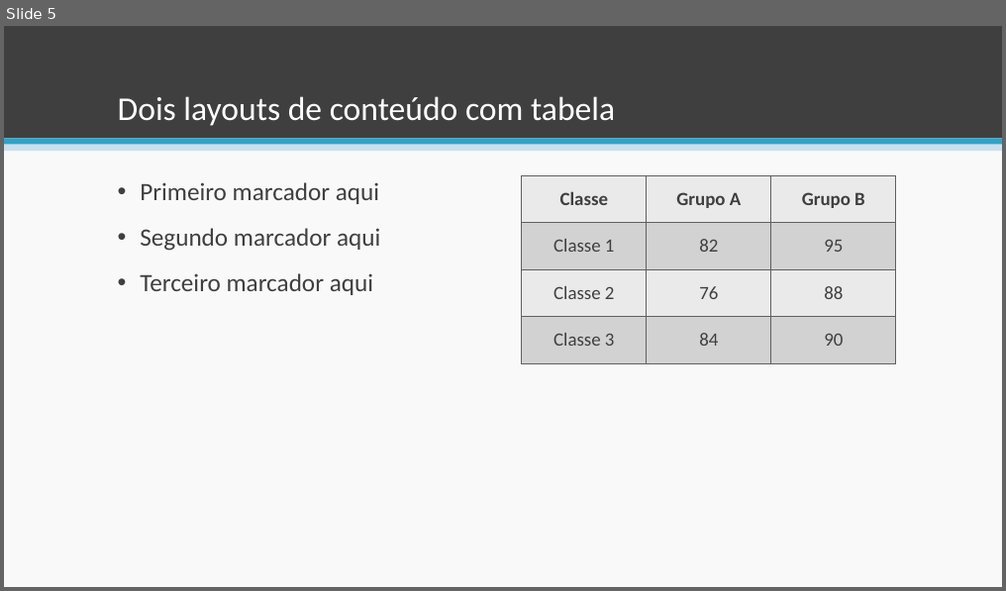
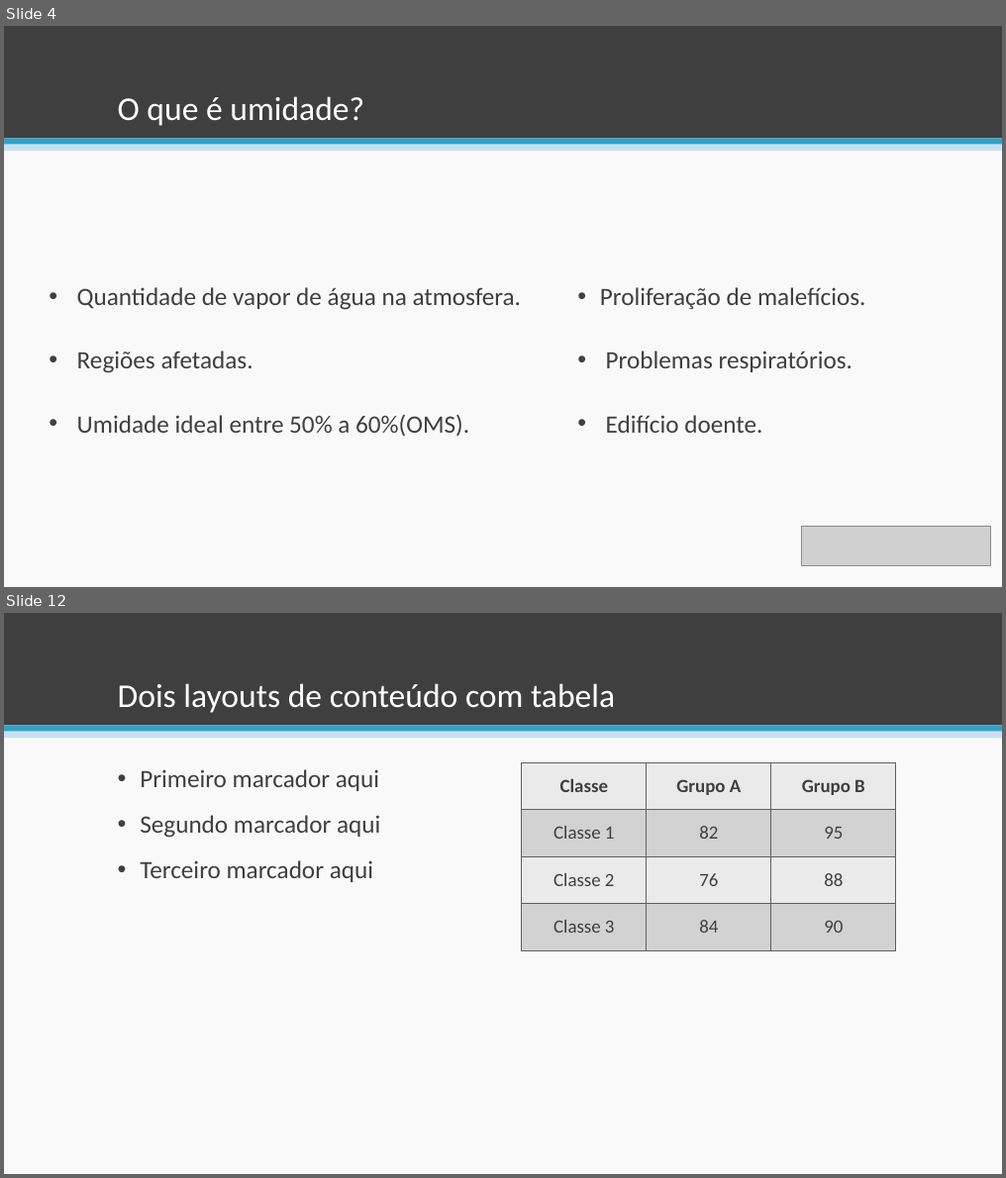
Before and after one commit to esteves-esta/TechHumi, a slide deck: documentacao/PowerPoint.pptx. Shown one above the other, each under a label of ours: slide 5 before the commit, slides 4 and 12 after it; the slides between them are not shown. The pictures are 1006x591 and 1006x1178 pixels, drawn with LibreOffice and Linux fonts; fonts in the diff are those of the drawing; grey boxes stand for pictures. Boxes give left, top, right and bottom in pixels: in the first picture for what was removed or moved away, otherwise in the second. Text is boxed around its words. In the diff, an @@ line names an element or a change of style, - is before the commit and + after.

```diff
--- a/documentacao/PowerPoint.pptx
+++ b/documentacao/PowerPoint.pptx
@@ slide 4 added at <box>4,26,1002,587</box>, background #F9F9F9; not listed: 3 template elements that a slide beside it also shows @@
@@ title added at <box>118,96,364,126</box>, 32 pt, text #FFFFFF @@
+O que é umidade?
@@ text added at <box>77,287,522,437</box>, 24 pt, text #3F3F3F @@
+• Quantidade de vapor de água na atmosfera.
+• Regiões afetadas.
+• Umidade ideal entre 50% a 60%(OMS).
@@ text added at <box>600,287,866,433</box>, 24 pt, text #3F3F3F @@
+• Proliferação de malefícios.
+• Problemas respiratórios.
+• Edifício doente.
@@ picture added at <box>801,526,991,566</box> @@
@@ what was slide 5 is now slide 12 @@
```
Also in this commit, not shown: 2 slides changed, 8 other slides added, 3 slides removed.
